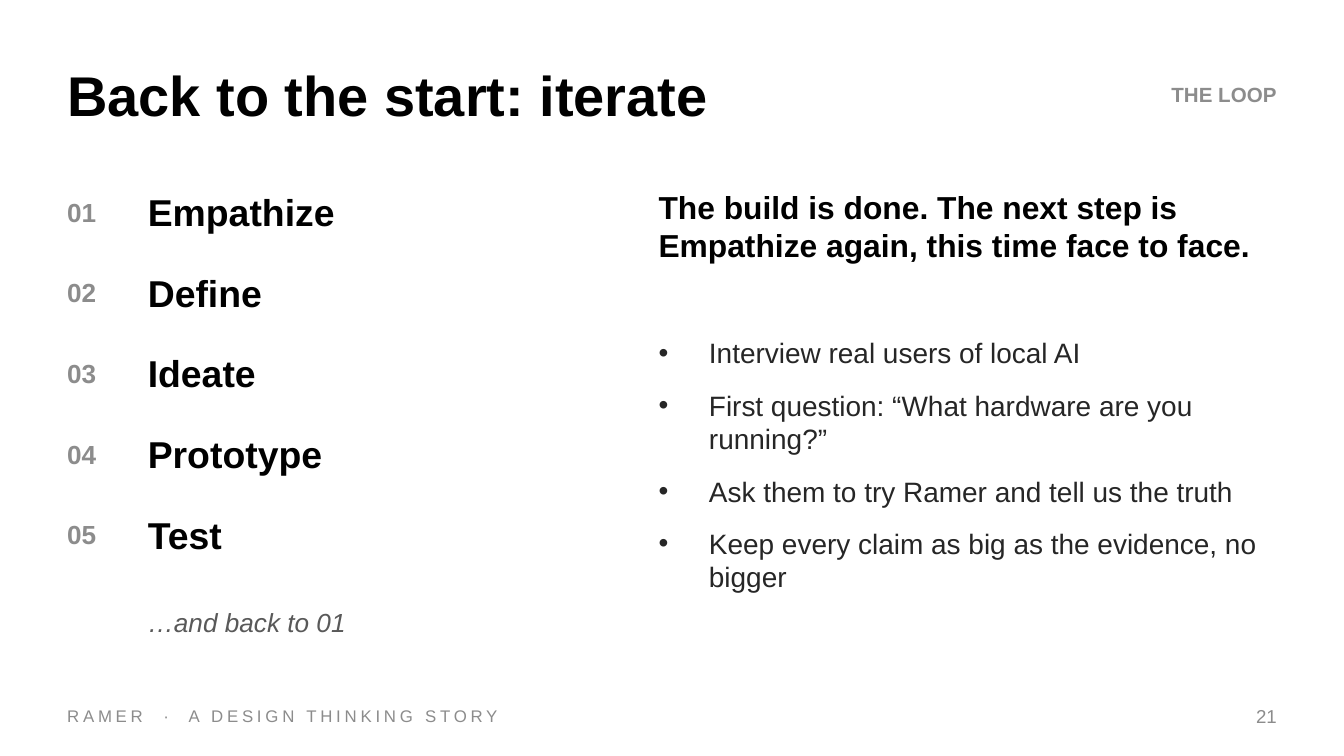
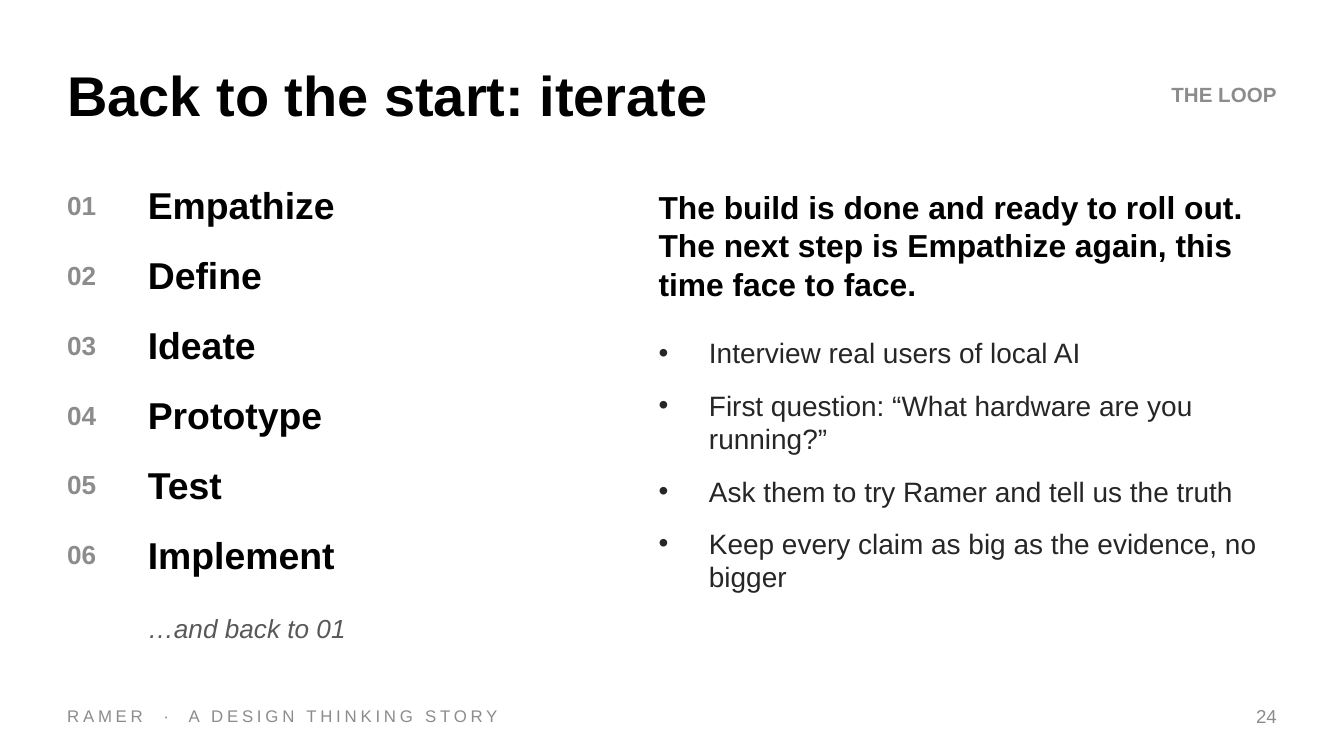
Before and after one commit to DrNeel11/tvarin, a slide deck: slide 24 of docs/Every_Last_Token.pptx (slide 21 before the commit). Drawn at 1344x756 pixels with LibreOffice and Linux fonts; fonts in the diff are those of the drawing. Boxes give left, top, right and bottom in pixels: in the first picture for what was removed or moved away, otherwise in the second. Text is boxed around its words. In the diff, an @@ line names an element or a change of style, - is before the commit and + after.

```diff
--- a/docs/Every_Last_Token.pptx
+++ b/docs/Every_Last_Token.pptx
@@ text "01": place and size @@
-text "01" at <box>67,204,96,222</box>
+text "01" at <box>67,197,96,215</box>
@@ text "Empathize": place and size @@
-text "Empathize" at <box>148,199,335,234</box>
+text "Empathize" at <box>148,192,335,227</box>
@@ text at <box>659,196,1242,297</box>: text changed @@
-The build is done. The next step is Empathize again, this time face to face.
+The build is done and ready to roll out. The next step is Empathize again, this time face to face.
@@ text "02": place and size @@
-text "02" at <box>67,284,96,302</box>
+text "02" at <box>67,267,96,285</box>
@@ text "Define": place and size @@
-text "Define" at <box>148,280,262,308</box>
+text "Define" at <box>148,262,262,290</box>
@@ text "03": place and size @@
-text "03" at <box>67,365,96,383</box>
+text "03" at <box>67,337,96,355</box>
@@ text "Ideate": place and size @@
-text "Ideate" at <box>148,360,256,388</box>
+text "Ideate" at <box>148,332,256,360</box>
@@ text "04": place and size @@
-text "04" at <box>67,446,96,464</box>
+text "04" at <box>67,407,96,425</box>
@@ text "Prototype": place and size @@
-text "Prototype" at <box>148,442,322,476</box>
+text "Prototype" at <box>148,403,322,437</box>
@@ text "05": place and size @@
-text "05" at <box>67,526,96,544</box>
+text "05" at <box>67,476,96,494</box>
@@ text "Test": place and size @@
-text "Test" at <box>148,523,222,550</box>
+text "Test" at <box>148,473,222,500</box>
@@ text added at <box>67,546,96,564</box>, 14 pt, text #8C8C8C, bold @@
+06
@@ text added at <box>148,542,335,577</box>, 20 pt, text #000000, bold @@
+Implement
@@ text "…and back to 01": place and size @@
-text "…and back to 01" at <box>148,613,345,632</box>
+text "…and back to 01" at <box>148,619,345,638</box>
@@ text at <box>1256,710,1277,723</box>: text changed @@
-21
+24
```
Also in this commit, not shown: 7 other slides changed, 3 slides added.
